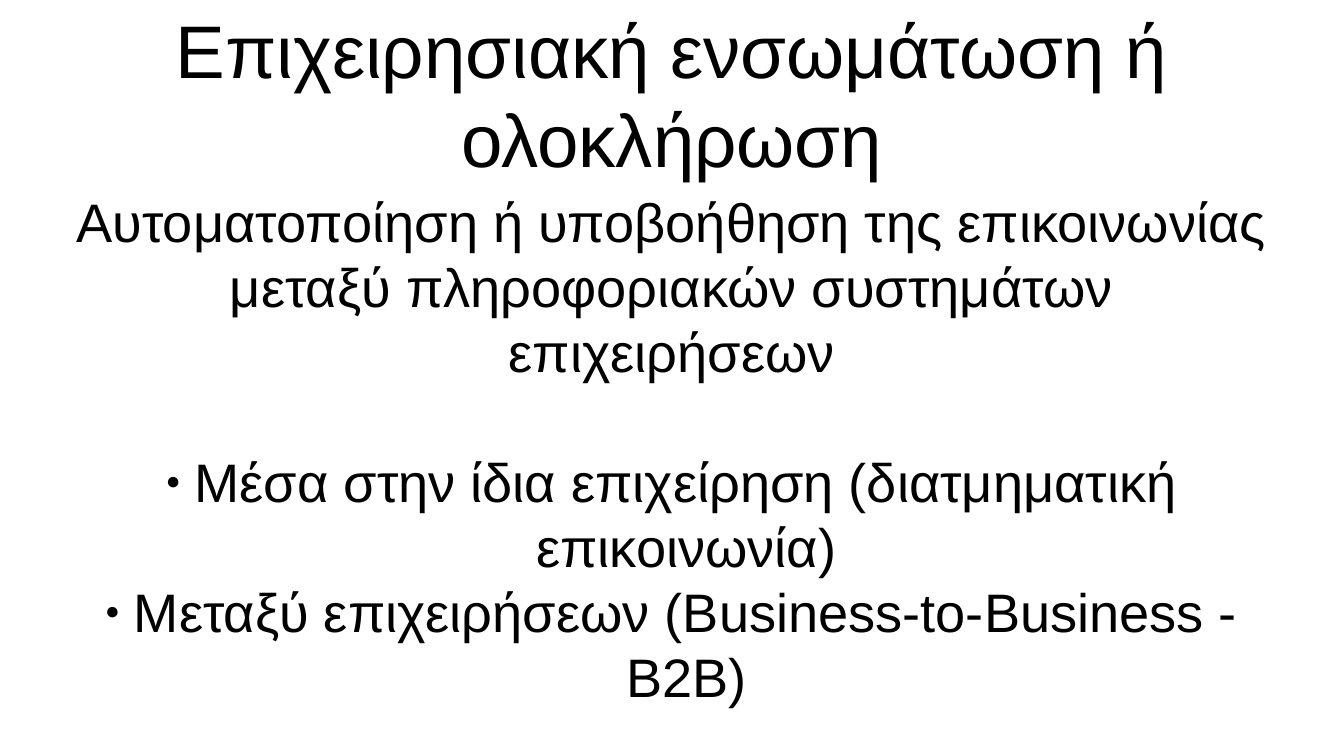
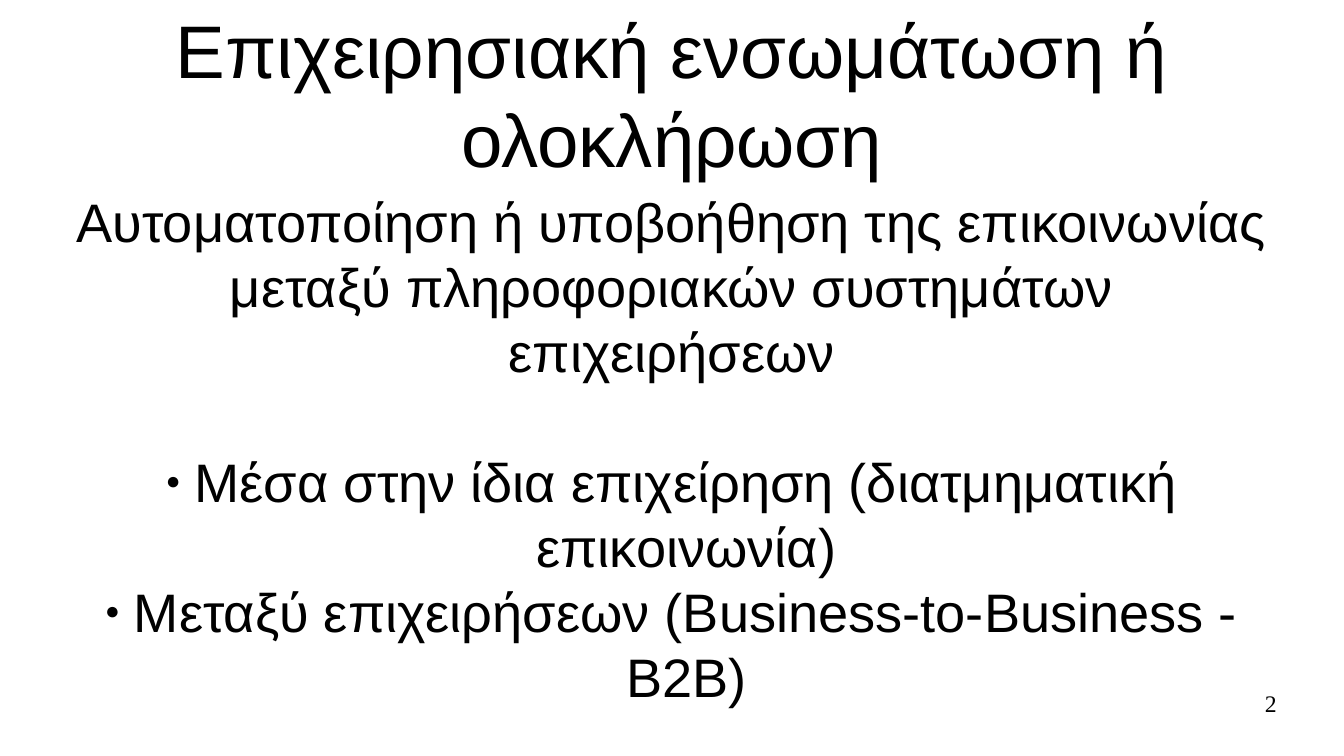
Before and after one commit to Odnes/eipthesis, a slide deck: slide 2 of Neslechanidis_DIT_2022.odp. Drawn at 1344x756 pixels with LibreOffice and Linux fonts; fonts in the diff are those of the drawing. Boxes give left, top, right and bottom in pixels: in the first picture for what was removed or moved away, otherwise in the second. Text is boxed around its words. In the diff, an @@ line names an element or a change of style, - is before the commit and + after.

```diff
--- a/Neslechanidis_DIT_2022.odp
+++ b/Neslechanidis_DIT_2022.odp
@@ page number added at <box>1265,696,1277,712</box>, 14 pt, text #000000 @@
+2
```
Also in this commit, not shown: 1 other file.
